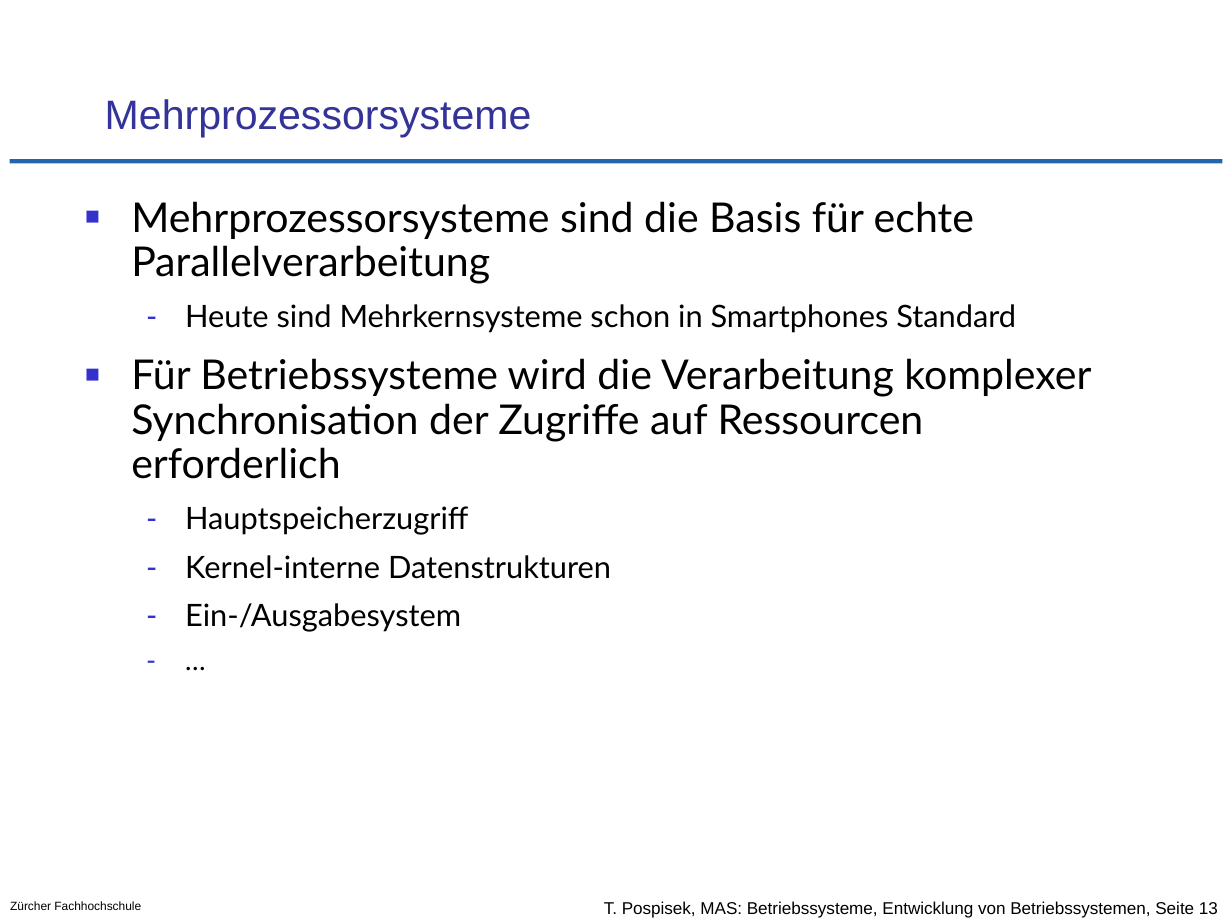
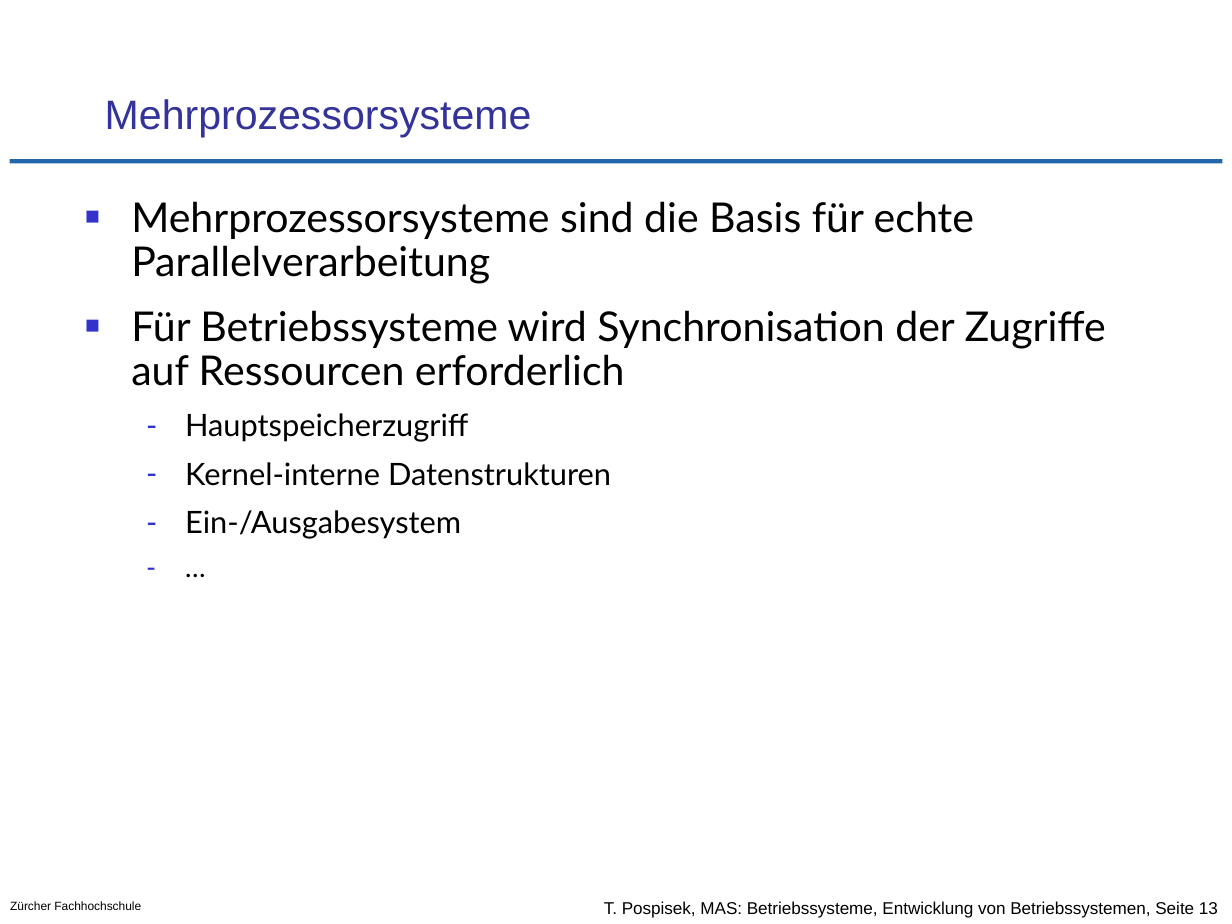
Before and after one commit to tpo/betriebssysteme, a slide deck: slide 13 of 01-2_Entwicklung_von_Betriebssystemen.odp. Drawn at 1232x924 pixels with LibreOffice and Linux fonts; fonts in the diff are those of the drawing; background and template pictures are left out. Boxes give left, top, right and bottom in pixels: in the first picture for what was removed or moved away, otherwise in the second. Text is boxed around its words. In the diff, an @@ line names an element or a change of style, - is before the commit and + after.

Commit message:
Anpassung an neues CAS Format/Länge
S.13 vereinfacht
S.21 vereinfacht
S.24 + Windwos Server 2019
S.27 Windwos NT zu ressourcenhungrig
S.31 neue Seite für Windows 2019
S.34 besser definiert, wo Linux existiert
S.37 Cloud basiert auch auf Open Source...

```diff
--- a/01-2_Entwicklung_von_Betriebssystemen.odp
+++ b/01-2_Entwicklung_von_Betriebssystemen.odp
@@ text at bbox=[131, 310, 1106, 386]: text changed @@
-  – Heute sind Mehrkernsysteme schon in Smartphones Standard
-■ Für Betriebssysteme wird die Verarbeitung komplexer Synchronisation der Zugriffe auf Ressourcen erforderlich
+■ Für Betriebssysteme wird Synchronisation der Zugriffe auf Ressourcen erforderlich
```
Also in this commit, not shown: 5 other slides changed, 1 slide added.
